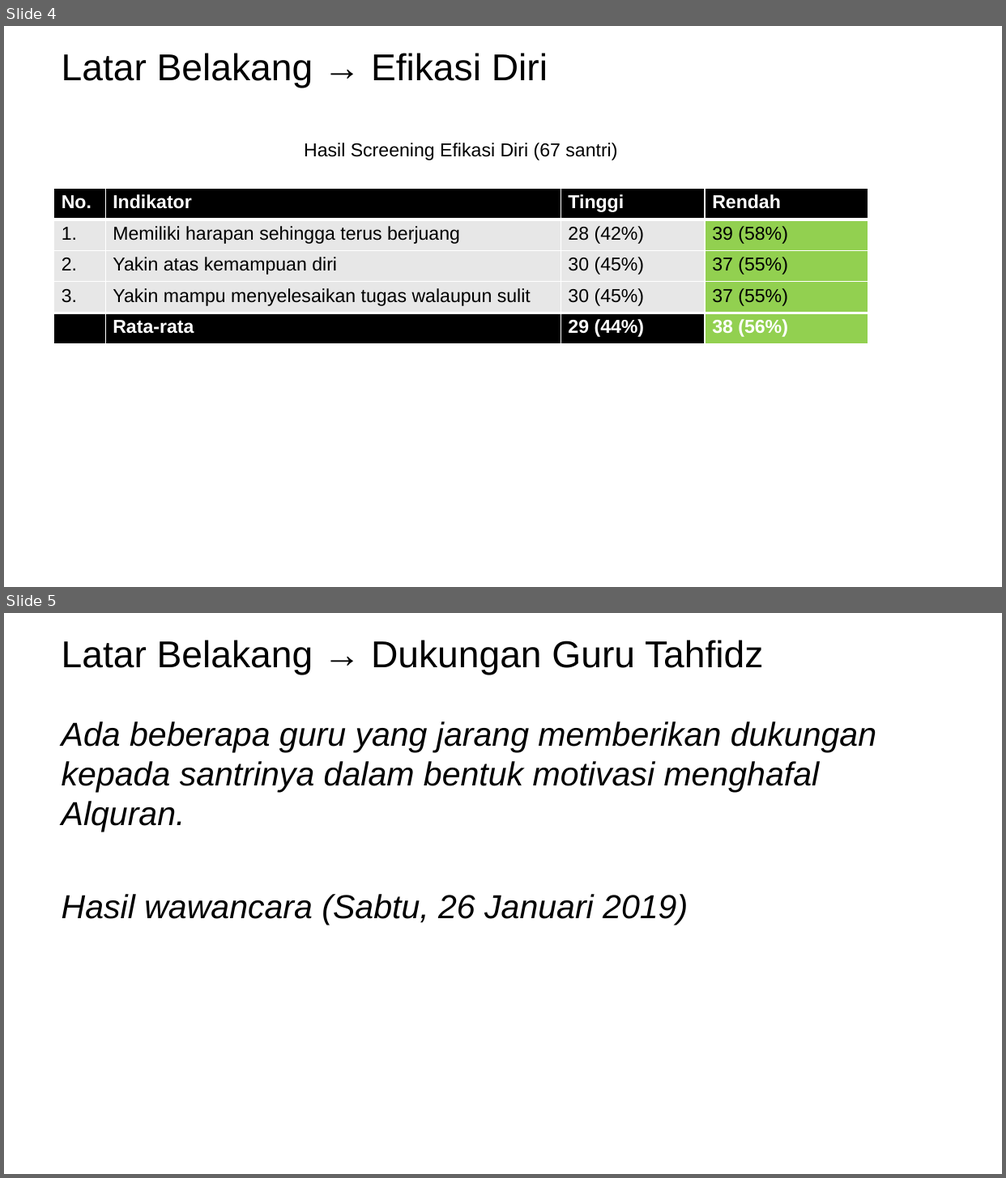
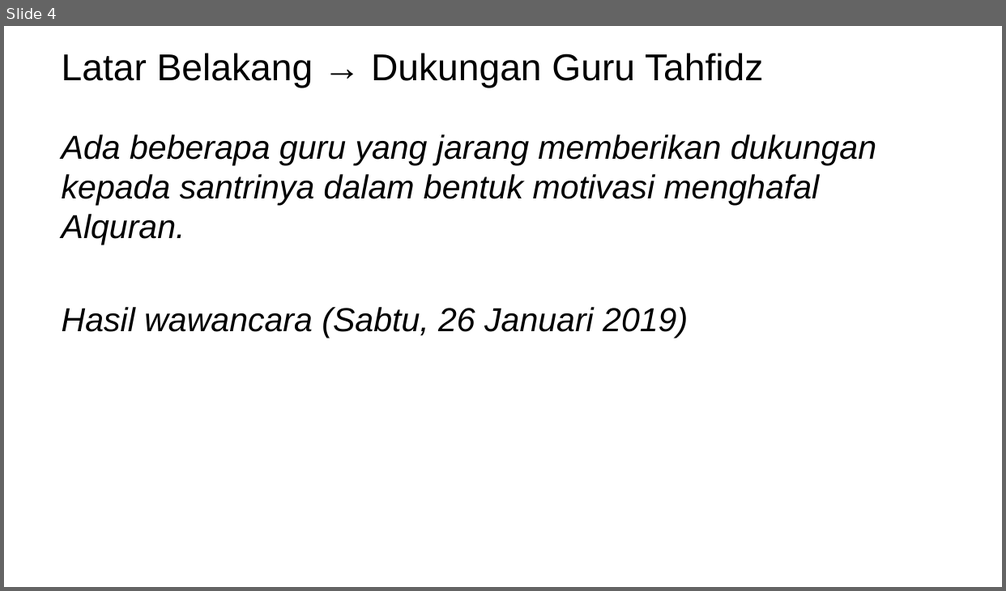
Before and after one commit to mzaini30/skripsi, a slide deck: seminar proposal.pptx. Shown one above the other, each under a label of ours: slides 4 and 5 before the commit, slide 4 after it. The pictures are 1006x1178 and 1006x591 pixels, drawn with LibreOffice and Linux fonts; fonts in the diff are those of the drawing; background and template pictures are left out. Boxes give left, top, right and bottom in pixels: in the first picture for what was removed or moved away, otherwise in the second. Text is boxed around its words. In the diff, an @@ line names an element or a change of style, - is before the commit and + after.

```diff
--- a/seminar proposal.pptx
+++ b/seminar proposal.pptx
@@ slide 4 removed at (x1=4, y1=26, x2=1002, y2=587), background picture (left out) @@
@@ title removed at (x1=62, y1=53, x2=548, y2=88) @@
-Latar Belakang → Efikasi Diri
@@ text removed at (x1=304, y1=143, x2=617, y2=160) @@
-Hasil Screening Efikasi Diri (67 santri)
@@ table removed at (x1=54, y1=189, x2=868, y2=459), 5 rows, 4 columns @@
-No. | Indikator | Tinggi | Rendah
-1. | Memiliki harapan sehingga terus berjuang | 28 (42%) | 39 (58%)
-2. | Yakin atas kemampuan diri | 30 (45%) | 37 (55%)
-3. | Yakin mampu menyelesaikan tugas walaupun sulit | 30 (45%) | 37 (55%)
- | Rata-rata | 29 (44%) | 38 (56%)
@@ what was slide 5 is now slide 4 @@
```
Also in this commit, not shown: 1 slide changed, 1 other file.
